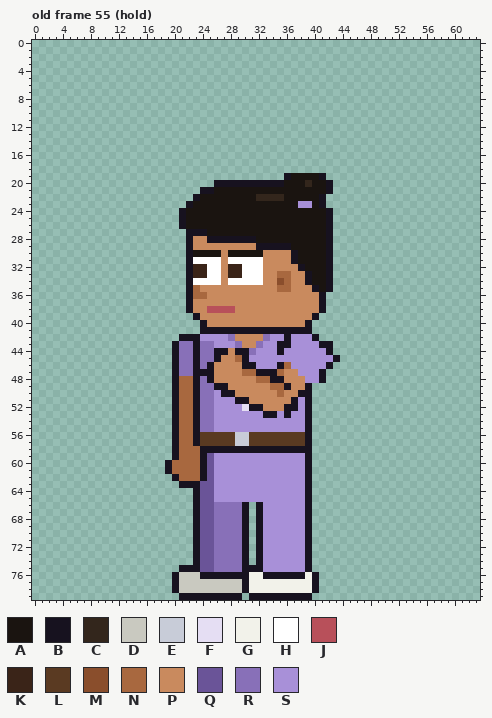
Edited in one commit: pixel-art file (sprites/clients/client_dentasst_left_anim.aseprite). That is the earlier state.
64x80 pixels, 123 frames. Colours within 5 levels of each other are drawn and written as one. Shown: old frame 55 (hold). The commit also changed other frames, which this record leaves out.
Visible layers, top first: "Arm Top", "Hair", "Face", "Watch", "Near Arm", "Collar", "Belt", "Shirt", "Body", "Back Arm", "Pants", "Shoes".
Palette (. is transparent): A #1a1410  B #17121f  C #33261c  D #c9c9c0  E #c8ccd8  F #e5def3  G #f2f2ea  H #ffffff  J #b8505a  K #3a2418  L #5a3a22  M #8a4e2c  N #a8683f  P #c98a5e  Q #6a5498  R #8870b8  S #a890d8
Pixels before, old frame 55 (hold) (only the part around the change), first column x 5:
 6 ...................................................
 7 ...................................................
 8 ...................................................
 9 ...................................................
10 ...................................................
11 ...................................................
12 ...................................................
13 ...................................................
14 ...................................................
15 ...................................................
16 ...................................................
17 ...................................................
18 ...................................................
19 ...............................BAAAAB..............
20 .....................BBBBBBBBBBAAACAAB.............
21 ...................BBAAAAAAAAAAAAAAAAB.............
22 ..................BAAAAAAAACCCCAAAAAB..............
23 .................BAAAAAAAAAAAAAAASSAB..............
24 ................BAAAAAAAAAAAAAAAAAAAAB.............
25 ................BAAAAAAAAAAAAAAAAAAAAB.............
26 ................BAAAAAAAAAAAAAAAAAAAAB.............
27 .................BBBAAAAAAAAAAAAAAAAAB.............
28 .................BPPBBBBBBBAAAAAAAAAAB.............
29 .................BPPPPPPPPPBBBBBAAAAAB.............
30 .................BAAAAPAAAAAPPPPBAAAAB.............
31 .................BHHHHPHHHHHPPPPBAAAAB.............
32 .................BKKHHPKKHHHPPPPPBAAAB.............
33 .................BKKHHPKKHHHPPNNPPBAAB.............
34 .................BHHHHPHHHHHPPMNPPBAAB.............
35 .................BNPPPPPPPPPPPNNPPPBAB.............
36 .................BNNPPPPPPPPPPPPPPPPB..............
37 .................BPPPPPPPPPPPPPPPPPPB..............
38 .................BPPJJJJPPPPPPPPPPPPB..............
39 ..................BPPPPPPPPPPPPPPPPB...............
40 ...................BPPPPPPPPPPPPPPB................
41 ...................BBBBBBBBBBBBBBBB................
42 ................BBBSSSSRPPPPRSSBSSSB...............
43 ...............BRRBRRSSSRPPRSSBBSSSSBB.............
44 ...............BRRBRRBBPBBRSSSBSSSSSSB.............
45 ...............BRRBRRBPPNBSSSSSSSSSSSSB............
46 ...............BRRBRBPPPPBBSSSBNSSSSSB.............
47 ...............BRRBBBPPPPNNBBBNPPSSSB..............
48 ...............BNNBRBPPPPPPNNBBPPPSSB..............
49 ...............BNNBRRBBPPPPPPNNBPPB................
50 ...............BNNBRRSBBPPPPPPNPPBB................
51 ...............BNNBRRSSSBBPPPPPPBSB................
52 ...............BNNBRRSSSSFBBPPPBBSB................
53 ...............BNNBRRSSSSSSSBBSBSSB................
54 ...............BNNBRRSSSSSSSSSSSSSB................
55 ...............BNNBRRSSSSSSSSSSSSSB................
56 ...............BNNBLLLLLEELLLLLLLLB................
57 ...............BNNBLLLLLEELLLLLLLLB................
58 ...............BNNNBBBBBBBBBBBBBBBB................
59 ...............BNNNBQSSSSSSSSSSSSSB................
60 ..............BNNNNBQSSSSSSSSSSSSSB................
61 ..............BNNNNBQSSSSSSSSSSSSSB................
62 ...............BNNNBQSSSSSSSSSSSSSB................
63 ................BBBQQSSSSSSSSSSSSSB................
64 ..................BQQSSSSSSSSSSSSSB................
65 ..................BQQSSSSSSSSSSSSSB................
66 ..................BQQRRRRB.BSSSSSSB................
67 ..................BQQRRRRB.BSSSSSSB................
68 ..................BQQRRRRB.BSSSSSSB................
69 ..................BQQRRRRB.BSSSSSSB................
70 ..................BQQRRRRB.BSSSSSSB................
71 ..................BQQRRRRB.BSSSSSSB................
72 ..................BQQRRRRB.BSSSSSSB................
73 ..................BQQRRRRB.BSSSSSSB................
74 ..................BQQRRRRB.BSSSSSSB................
Once edited:
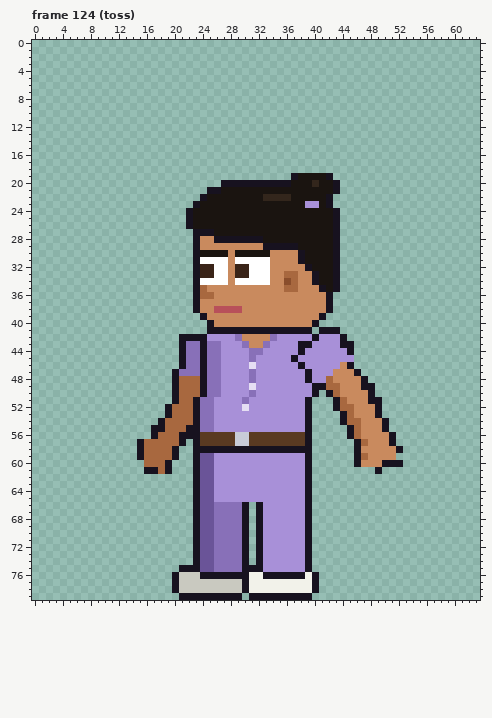
A new or re-ordered frame is compared with the old frame closest to it.
Difference:
frames 123 -> 129
Changed rows in their new state; - is an unchanged pixel.
Frame 124 (toss) is new; against old frame 55 (hold):
first column x 15:
19 ---------------------.B---AB----------
20 -----------.---------B--AC-AB---------
21 ---------.-B---------------AB---------
22 --------.B-------A---C----AB----------
23 -------.B--------------A-SAB----------
24 ------.B-------------------AB---------
25 ------.B-------------------AB---------
26 ------.B-------------------AB---------
27 -------.--B----------------AB---------
28 -------.B-P------B---------AB---------
29 -------.B--------P----B----AB---------
30 -------.B---AP----A---PB---AB---------
31 -------.B---HP----H---PB---AB---------
32 -------.B-K-HP-K--H----PB--AB---------
33 -------.B-K-HP-K--H-P-N-PB-AB---------
34 -------.B---HP----H-PMN-PB-AB---------
35 -------.BN----------P-N--PBAB---------
36 -------.B-N---------------PB----------
37 -------.B-----------------PB----------
38 -------.B-P---J-----------PB----------
39 --------.B---------------PB-----------
40 ---------.B-------------PB------------
41 ---------.----------------BBB---------
42 ---------B---SR---PR-S----SSSB--------
43 -----.B-RB-R--SR-PR-SS-BB-SSSBB-------
44 -----.B-RB-RSSSS-R--S--B---SSSB-------
45 -----.B-RB-RSSSSR-----B-----SSS-------
46 -----.B-RBRRSSSSF---SS-B---SSPB-------
47 --------R-RRSSSSRSSSSSS-B-SSPPPB------
48 --------NBRRSSSSRSSSSSSSB-SNPPPPB-----
49 --------NB-RSSSSFSSSSSSSSBBNNPPPBB----
50 --------NB-RSSSSRSSSSSSSSB-BNPPPPB----
51 --------------SRSSSSSSS-----BNPPPBB---
52 ----BN----------SSSSSSS-----BNNPPPB---
53 ----BN------------SS-S-------BNPPPB---
54 ---BNN-----------------------BNNPPPB--
55 --BBNN-B----------------------BNPPPB--
56 --BNNNBB----------------------BNPPPPB-
57 BNNNNNB.-----------------------BNPPPB-
58 BNNNN-..B----------------------BPPPPPB
59 BNNNN-..BQ---------------------BNPPPP-
60 -NNN-...BQ---------------------BPPPBBB
61 -BBN-...BQ------------------------B---
62 -----...BQ----------------------------
63 ------..------------------------------
Boxes around the changes in both pictures, in picture pixels (x1, y1, x2, y2):
changed: (137, 173, 403, 488)
